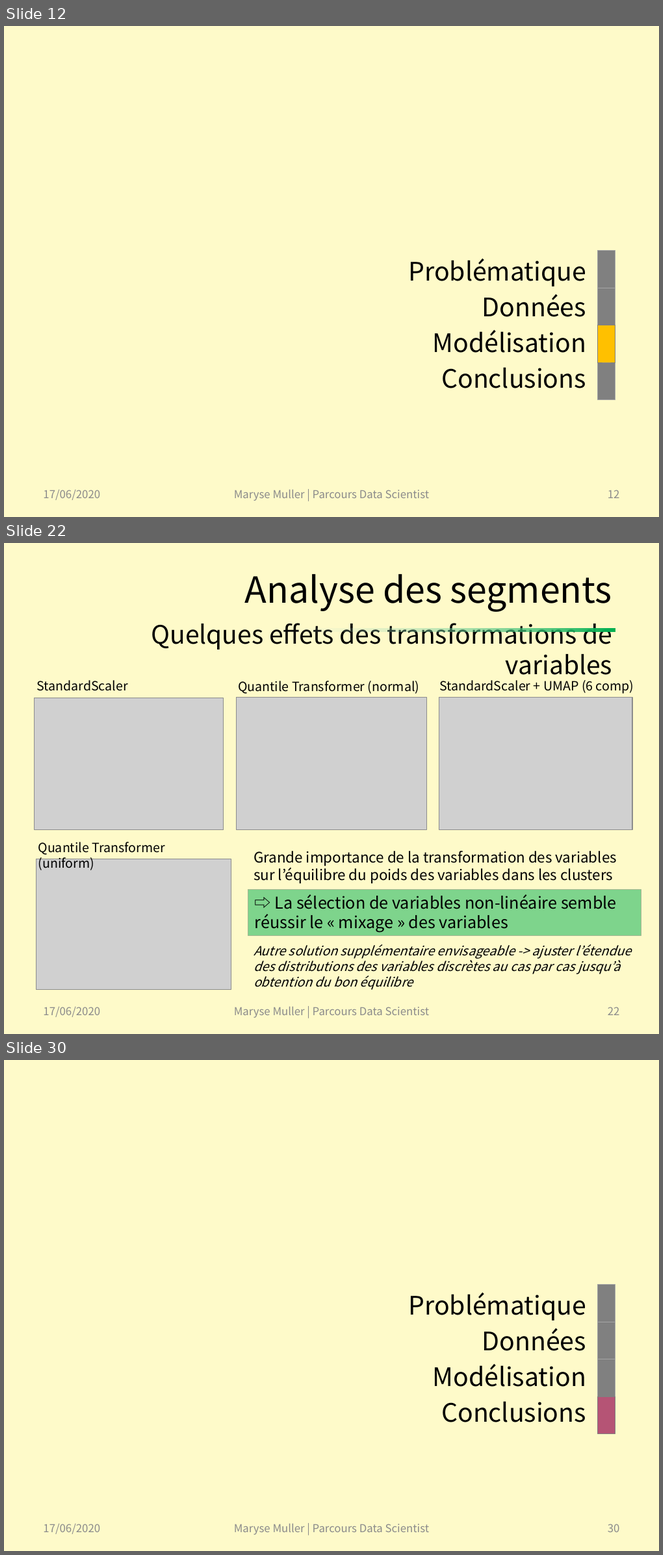
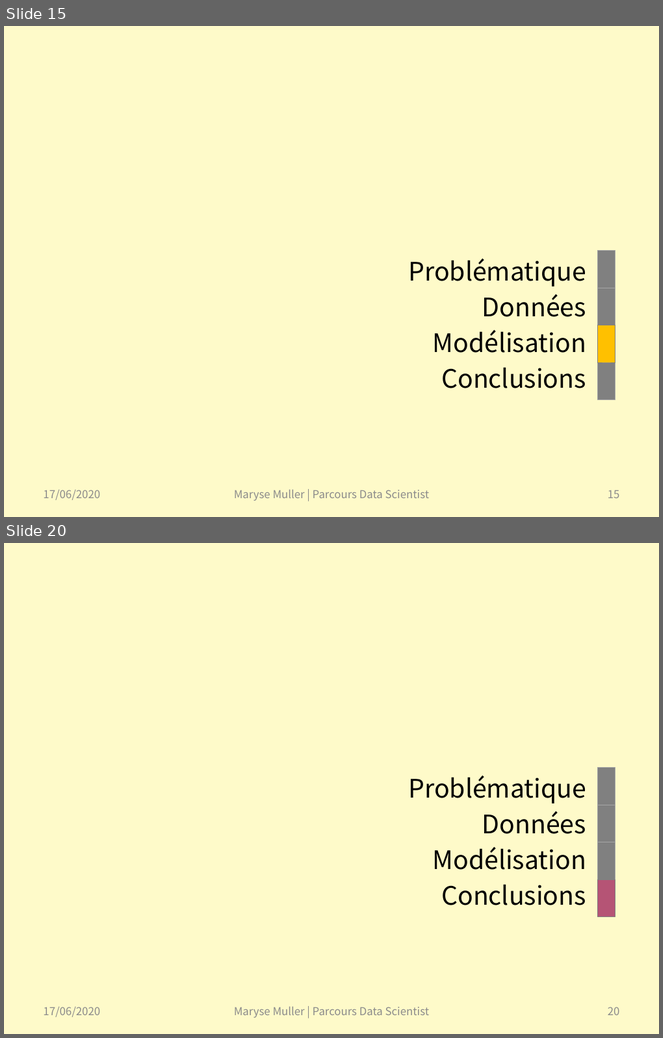
Before and after one commit to SmellyArmure/OC_DS_Project6, a slide deck: PRESENTATION/Projet6.pptx. Shown one above the other, each under a label of ours: slides 12, 22 and 30 before the commit, slides 15 and 20 after it; the slides between them are not shown. The pictures are 663x1555 and 663x1038 pixels, drawn with LibreOffice and Linux fonts; fonts in the diff are those of the drawing; grey boxes stand for pictures. Boxes give left, top, right and bottom in pixels: in the first picture for what was removed or moved away, otherwise in the second. Text is boxed around its words. In the diff, an @@ line names an element or a change of style, - is before the commit and + after.

Commit message:
P6_Cleaning_NLP : avancé dans la mise en page et ajout de commentaires | P6_Cleaning_PICT : optimisation des BoVW  (best ARI : 0.08) finie et optimisation des features extraites en Transfer learning finie (best ARI : 0.56)  | P6_Merging_NLP_PICT : vote entre les meilleurs labels PICT et NLP (pas d'amélioration du score) fini, et clustering sur les meilleurs features fini (best ARI : 0.72) | Présentation : problématique, données et démarche (en cours)

```diff
--- a/PRESENTATION/Projet6.pptx
+++ b/PRESENTATION/Projet6.pptx
@@ slide 22 removed at [4, 543, 659, 1034], background #FEFAC9 @@
@@ title removed at [151, 574, 612, 681] @@
-Analyse des segments
-Quelques effets des transformations de variables
@@ rectangle removed at [278, 629, 615, 632] @@
@@ picture removed at [34, 698, 224, 831] @@
@@ text removed at [36, 680, 128, 691] @@
-StandardScaler
@@ picture removed at [237, 698, 426, 831] @@
@@ text removed at [238, 681, 420, 694] @@
-Quantile Transformer (normal)
@@ text removed at [440, 680, 634, 694] @@
-StandardScaler + UMAP (6 comp)
@@ picture removed at [440, 697, 633, 830] @@
@@ text removed at [38, 842, 165, 871] @@
-Quantile Transformer (uniform)
@@ text removed at [254, 851, 617, 884] @@
-Grande importance de la transformation des variables sur l’équilibre du poids des variables dans les clusters
@@ picture removed at [36, 859, 232, 990] @@
@@ rectangle removed at [248, 889, 641, 936] @@
-⇨ La sélection de variables non-linéaire semble réussir le « mixage » des variables
@@ text removed at [254, 945, 631, 990] @@
-Autre solution supplémentaire envisageable -> ajuster l’étendue des distributions des variables discrètes au cas par cas jusqu’à obtention du bon équilibre
@@ text removed at [43, 1007, 100, 1017] @@
-17/06/2020
@@ text removed at [234, 1006, 429, 1018] @@
-Maryse Muller | Parcours Data Scientist
@@ page number removed at [608, 1007, 620, 1016] @@
-22
@@ what was slide 12 is now slide 15 @@
@@ page number at [608, 491, 620, 499]: text changed @@
-12
+15
@@ what was slide 30 is now slide 20 @@
@@ page number at [608, 1007, 620, 1016]: text changed @@
-30
+20
```
Also in this commit, not shown: 8 slides changed, 11 slides added, 17 other slides removed, 7 other files.
